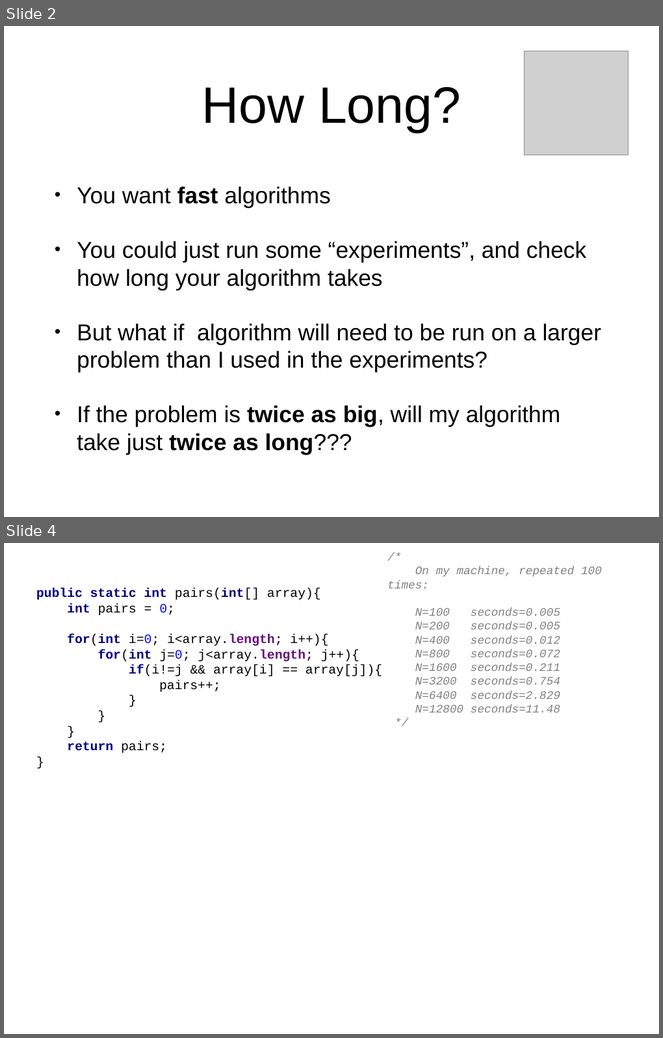
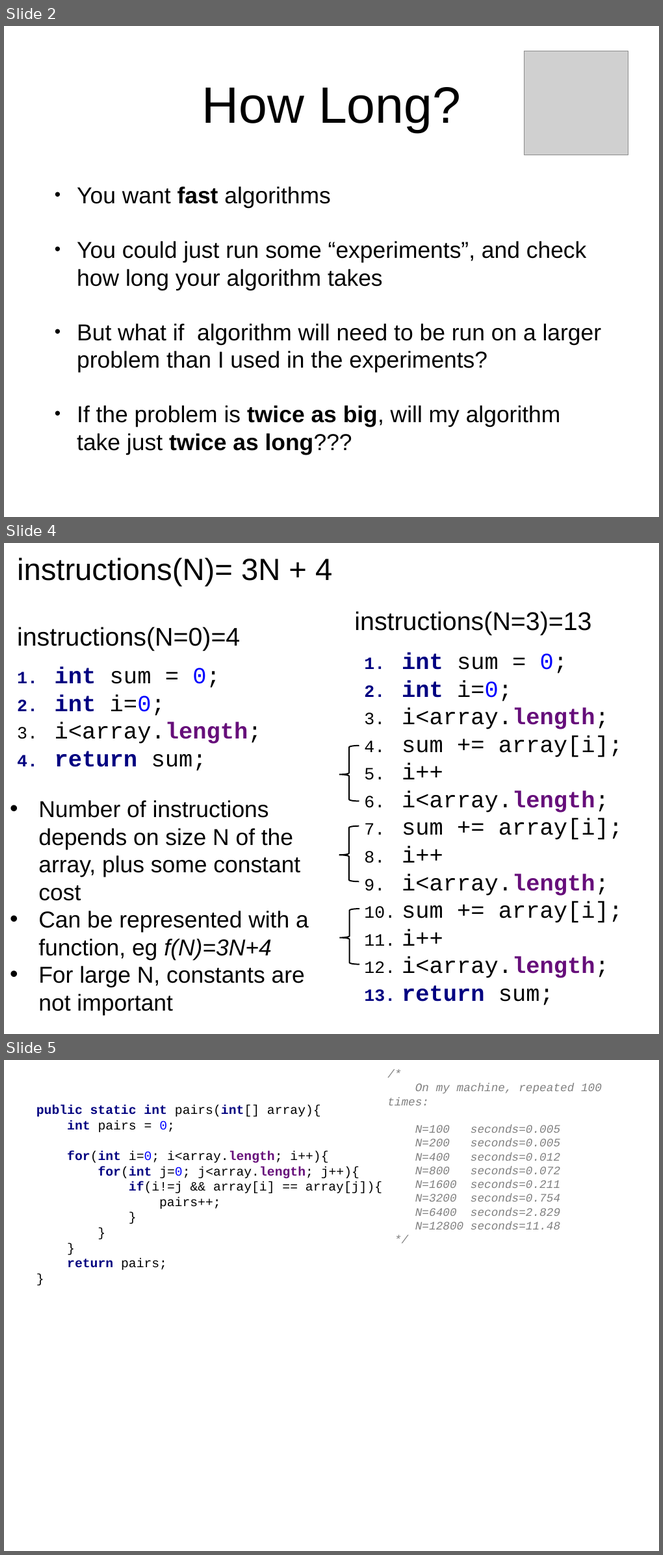
Before and after one commit to arcuri82/algorithms, a slide deck: docs/slides/03/03_analysis_sort.pptx. Shown one above the other, each under a label of ours: slides 2 and 4 before the commit, slides 2, 4 and 5 after it; the slides between them are not shown. The pictures are 663x1038 and 663x1555 pixels, drawn with LibreOffice and Linux fonts; fonts in the diff are those of the drawing; grey boxes stand for pictures. Boxes give left, top, right and bottom in pixels: in the first picture for what was removed or moved away, otherwise in the second. Text is boxed around its words. In the diff, an @@ line names an element or a change of style, - is before the commit and + after.

```diff
--- a/docs/slides/03/03_analysis_sort.pptx
+++ b/docs/slides/03/03_analysis_sort.pptx
@@ slide 4 added at <box>4,543,659,1034</box>, background #FFFFFF @@
@@ text added at <box>17,557,332,587</box>, 48 pt, text #000000 @@
+instructions(N)= 3N + 4
@@ text added at <box>354,611,592,635</box>, 40 pt, text #000000 @@
+instructions(N=3)=13
@@ text added at <box>17,627,240,651</box>, 40 pt, text #000000 @@
+instructions(N=0)=4
@@ text added at <box>402,653,623,1006</box>, 36 pt, text #000000 @@
+1. int sum = 0;
+2. int i=0;
+3. i<array.length;
+4. sum += array[i];
+5. i++
+6. i<array.length;
+7. sum += array[i];
+8. i++
+9. i<array.length;
+10. sum += array[i];
+11. i++
+12. i<array.length;
+13. return sum;
@@ text added at <box>55,667,262,771</box>, 36 pt, text #000000 @@
+1. int sum = 0;
+2. int i=0;
+3. i<array.length;
+4. return sum;
@@ left brace added at <box>339,746,360,802</box>, outline #000000 2 pt @@
@@ text added at <box>38,800,309,1016</box>, 36 pt, text #000000 @@
+• Number of instructions depends on size N of the array, plus some constant cost
+• Can be represented with a function, eg f(N)=3N+4
+• For large N, constants are not important
@@ left brace added at <box>339,826,360,882</box>, outline #000000 2 pt @@
@@ left brace added at <box>340,910,360,965</box>, outline #000000 2 pt @@
@@ what was slide 4 is now slide 5 @@
```
Also in this commit, not shown: 1 slide changed, 1 other slide added, 1 other file.
